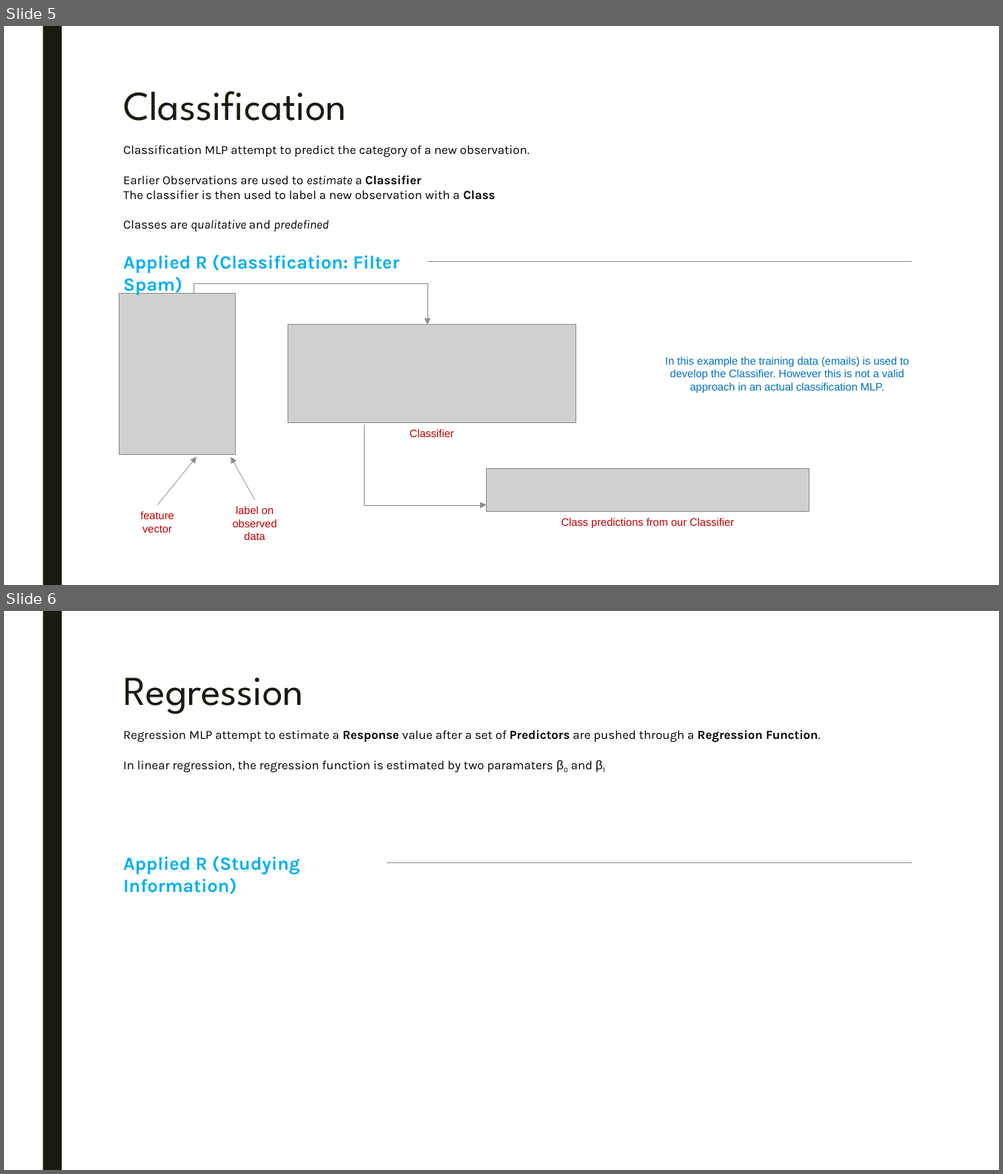
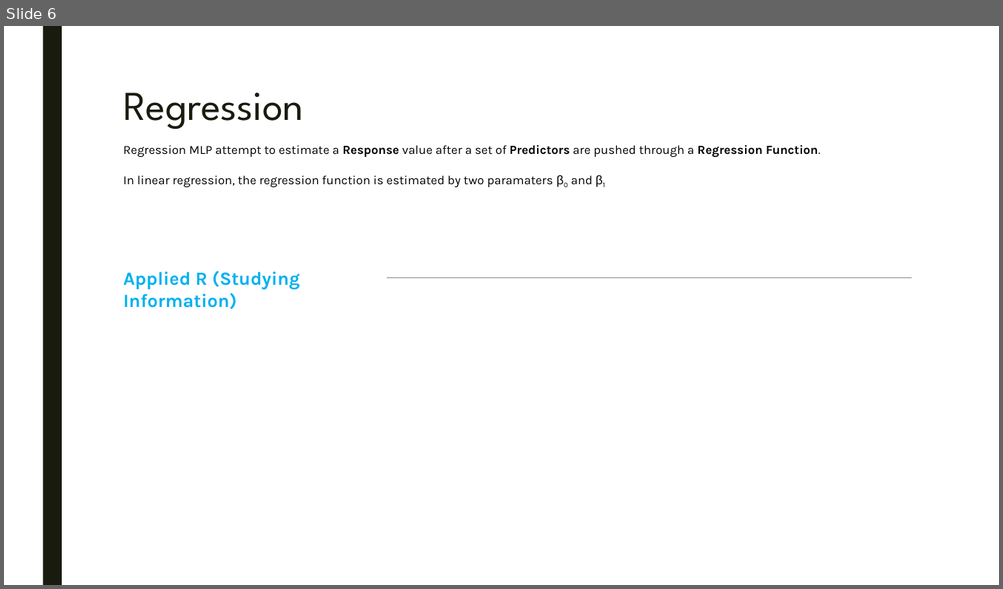
Before and after one commit to parcap/business-education, a slide deck: Correlation-and-Regression/Correlation and Regression.pptx. Shown one above the other, each under a label of ours: slides 5 and 6 before the commit, slide 6 after it. The pictures are 1003x1174 and 1003x589 pixels, drawn with LibreOffice and Linux fonts; fonts in the diff are those of the drawing; grey boxes stand for pictures. Boxes give left, top, right and bottom in pixels: in the first picture for what was removed or moved away, otherwise in the second. Text is boxed around its words. In the diff, an @@ line names an element or a change of style, - is before the commit and + after.

```diff
--- a/Correlation-and-Regression/Correlation and Regression.pptx
+++ b/Correlation-and-Regression/Correlation and Regression.pptx
@@ slide 5 removed at (x1=4, y1=26, x2=999, y2=585), background #FFFFFF; not listed: 1 template element that a slide beside it also shows @@
@@ title removed at (x1=123, y1=91, x2=346, y2=121) @@
-Classification
@@ text removed at (x1=123, y1=145, x2=529, y2=232) @@
-Classification MLP attempt to predict the category of a new observation.
-Earlier Observations are used to estimate a Classifier
-The classifier is then used to label a new observation with a Class
-Classes are qualitative and predefined
@@ text removed at (x1=123, y1=255, x2=399, y2=295) @@
-Applied R (Classification: Filter Spam)
@@ line removed from (428, 262) to (911, 262) @@
@@ elbow arrow removed from (194, 293) to (428, 324) @@
@@ picture removed at (x1=119, y1=293, x2=236, y2=454) @@
@@ picture removed at (x1=287, y1=324, x2=575, y2=423) @@
@@ text removed at (x1=665, y1=357, x2=908, y2=393) @@
-In this example the training data (emails) is used to develop the Classifier. However this is not a valid approach in an actual classification MLP.
@@ elbow arrow removed from (364, 425) to (486, 506) @@
@@ text removed at (x1=410, y1=429, x2=454, y2=437) @@
-Classifier
@@ arrow removed from (157, 506) to (196, 457) @@
@@ arrow removed from (255, 500) to (231, 457) @@
@@ picture removed at (x1=486, y1=469, x2=809, y2=511) @@
@@ text removed at (x1=140, y1=511, x2=173, y2=533) @@
-feature vector
@@ text removed at (x1=233, y1=506, x2=277, y2=540) @@
-label on observed data
@@ text removed at (x1=561, y1=518, x2=734, y2=528) @@
-Class predictions from our Classifier
```
Also in this commit, not shown: 1 slide added, 2 other files.
